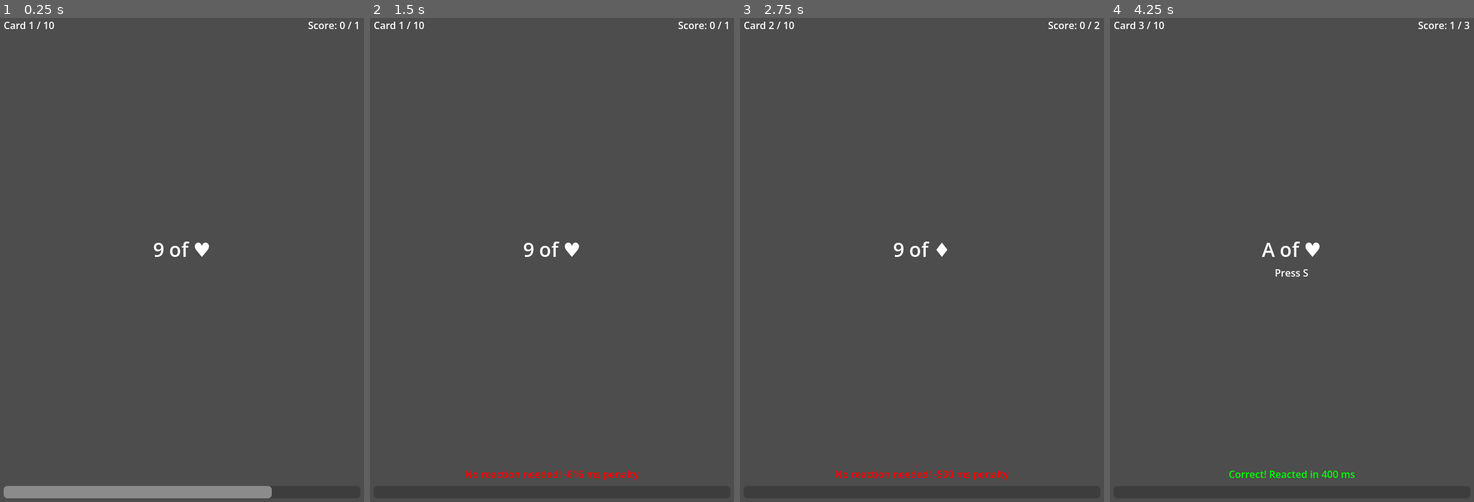
Above: before the commit, frames 1-4 (left to right).
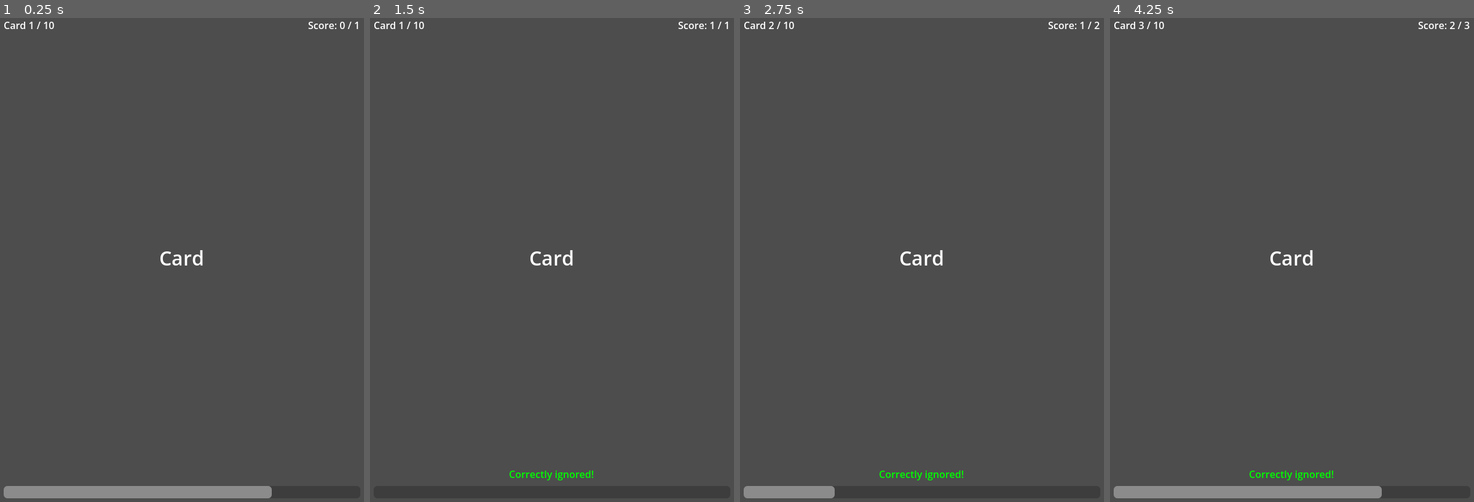
Above: after the commit, the same moments.

Repository: SanCigo/hciproject
Game: Godot game, scene res://Scenes/game_scene.tscn
Same seed, same stepped clock (60 frames per second), same inputs: the game is played once before the commit and once after it.
Inputs:
- Up to frame 1 (0.25 s): no input
- Up to frame 2 (1.5 s): tap Enter at 0.5 s; tap G at 0.6, 1.35 s; tap Space at 1.25 s; hold S from 1.28 s (still down)
- Up to frame 3 (2.75 s): release S at 2.03 s; tap G at 2.1 s
- Up to frame 4 (4.25 s): tap G at 2.85, 3.6 s; tap S at 3.5 s; hold S from 3.53 s (still down)

The runs differ from the first frame. In frame 1, 0.3% of the frame differs, in the area x 42-58%, y 46-52%; in frame 2, 0.7%; in frame 3, 1.3%; in frame 4, 2.5%, in the area x 1-95%, y 0-100%.
Error after the commit: Invalid assignment of property or key 'text' with value of type 'String' on a base object of type 'null instance'. (res://Scripts/ui.gd:35)

Commit message:
Modified GameManager - works w/ gesture/ speech components using signals

Diff:
--- a/Scenes/game_scene.tscn
+++ b/Scenes/game_scene.tscn
@@ -1,5 +1,6 @@
 [gd_scene format=3 uid="uid://baa3fb06vmv47"]
 
+[ext_resource type="Script" uid="uid://chhhrvk4dkbtx" path="res://Scripts/game_scene.gd" id="1_fiftr"]
 [ext_resource type="Script" uid="uid://dwxlr0vljnq3x" path="res://Scripts/ui.gd" id="1_x87qo"]
 [ext_resource type="Script" uid="uid://dijgyb0gqg37t" path="res://Scripts/gesture_recognition.gd" id="2_6h5vk"]
 [ext_resource type="Script" uid="uid://dr56o32kk5yn4" path="res://Scripts/speech_recognition.gd" id="3_fiftr"]
@@ -7,9 +8,8 @@
 [sub_resource type="LabelSettings" id="LabelSettings_x87qo"]
 font_size = 32
 
-[sub_resource type="LabelSettings" id="LabelSettings_b6fju"]
-
 [node name="GameScene" type="Node" unique_id=312190353]
+script = ExtResource("1_fiftr")
 
 [node name="UI" type="CanvasLayer" parent="." unique_id=488197880]
 script = ExtResource("1_x87qo")
@@ -52,21 +52,11 @@
 size_flags_vertical = 3
 size_flags_stretch_ratio = 8.0
 
-[node name="VBoxContainer" type="VBoxContainer" parent="UI/MarginContainer/VBoxContainer/MarginContainer2" unique_id=899173621]
-layout_mode = 2
-size_flags_vertical = 4
-
-[node name="CardLabel" type="Label" parent="UI/MarginContainer/VBoxContainer/MarginContainer2/VBoxContainer" unique_id=267125773]
+[node name="CardLabel" type="Label" parent="UI/MarginContainer/VBoxContainer/MarginContainer2" unique_id=267125773]
 layout_mode = 2
 size_flags_horizontal = 4
 text = "Card"
 label_settings = SubResource("LabelSettings_x87qo")
-
-[node name="ReactionLabel" type="Label" parent="UI/MarginContainer/VBoxContainer/MarginContainer2/VBoxContainer" unique_id=80708926]
-layout_mode = 2
-size_flags_horizontal = 4
-text = "reaction"
-label_settings = SubResource("LabelSettings_b6fju")
 
 [node name="MarginContainer3" type="MarginContainer" parent="UI/MarginContainer/VBoxContainer" unique_id=1708185889]
 layout_mode = 2
--- a/Scripts/card.gd
+++ b/Scripts/card.gd
@@ -2,7 +2,6 @@
 class_name Card
 
 enum Suit { HEARTS, DIAMONDS, CLUBS, SPADES }
-enum ReactionType { NONE, GESTURE, SPEECH }
 
 const SUIT_SYMBOLS := {
 	Suit.HEARTS:   "♥",
@@ -11,20 +10,40 @@
 	Suit.SPADES:   "♠"
 }
 
-const REACTION_LABELS := {
-	ReactionType.NONE:    "",
-	ReactionType.GESTURE: "Press G",
-	ReactionType.SPEECH:  "Press S",
+# 0 = no reaction required
+# Gesture reactions
+const GESTURE_MAP := {
+	1: "wave",
+	11: "salute",
+	13: "thumbsup",
+}
+
+# Speech reactions
+const SPEECH_MAP := {
+	1: "ace",
+	12: "hi",
 }
 
 var suit: Suit
 var value: int          # 1 = Ace, 11 = Jack, 12 = Queen, 13 = King
-var reaction: ReactionType
+var gesture_reaction : int = 0
+var speech_reaction : int = 0
 
-func _init(p_suit: Suit, p_value: int, p_reaction: ReactionType = ReactionType.NONE):
+func _init(p_suit: Suit, p_value: int, gesture: int = 0 , speech: int = 0):
 	suit = p_suit
 	value = p_value
-	reaction = p_reaction
+	gesture_reaction = gesture
+	speech_reaction = speech
+
+func get_expected_gesture() -> String:
+	return GESTURE_MAP.get(gesture_reaction, "")
+func get_expected_speech() -> String:
+	return SPEECH_MAP.get(speech_reaction, "")
+
+func requires_gesture() -> bool:
+	return gesture_reaction != 0
+func requires_speech() -> bool:
+	return speech_reaction != 0
 
 func get_display_name() -> String:
 	var v := ""
--- a/Scripts/game_manager.gd
+++ b/Scripts/game_manager.gd
@@ -11,6 +11,10 @@
 signal game_over(score: int, total: int)
 signal timer_updated(ratio: float)
 
+signal input_timeout()
+signal gesture_required(expected_gesture: String)
+signal speech_required(expected_speech: String)
+
 var deck: Array[Card] = []
 var current_card: Card = null
 var state: GameState = GameState.IDLE
@@ -19,27 +23,41 @@
 var reaction_timer := 0.0
 var feedback_timer := 0.0
 
+var speech_comp : Node
+var gesture_comp : Node
+
+# Track pending reactions independently
+var gesture_pending := false
+var speech_pending := false
+var gesture_success := false
+var speech_success := false
 
 func _ready():
 	_build_deck()
 
-func _on_ui_ready() -> void:
+func _on_game_scene_ready() -> void:
+	gesture_comp.gesture_evaluated.connect(_on_gesture_result)
+	speech_comp.speech_evaluated.connect(_on_speech_result)
 	start_game()
 
 func _build_deck():
 	deck.clear()
 	# Assign reactions to cards:
-	# Face cards (J, Q, K) require gesture
-	# Aces require speech
-	# Number cards require nothing
 	for suit in Card.Suit.values():
 		for value in range(1, 14):
-			var reaction := Card.ReactionType.NONE
-			if value == 1:
-				reaction = Card.ReactionType.SPEECH
-			elif value >= 11:
-				reaction = Card.ReactionType.GESTURE
-			deck.append(Card.new(suit, value, reaction))
+			var req_gesture := 0
+			var req_speech := 0
+			match value:
+				1:
+					req_gesture = 1
+					req_speech = 1
+				11:
+					req_gesture = 11
+				12:
+					req_speech = 12
+				13:
+					req_gesture = 13
+			deck.append(Card.new(suit, value, req_gesture, req_speech))
 
 	deck.shuffle()
 	deck = deck.slice(0, CARDS_PER_ROUND)   # Take a subset for the round
@@ -63,15 +81,20 @@
 	cards_played += 1
 	state = GameState.CARD_REVEALED
 	card_revealed.emit(current_card)
-	#print("revealed card: %s" % current_card.get_display_name())
+	reaction_timer = REACTION_WINDOW_SEC
 
-	if current_card.reaction == Card.ReactionType.NONE:
-		# No input needed, auto-advance after window
-		state = GameState.WAITING_INPUT
-		reaction_timer = REACTION_WINDOW_SEC
-	else:
-		state = GameState.WAITING_INPUT
-		reaction_timer = REACTION_WINDOW_SEC
+	# Reset pending state
+	gesture_pending = current_card.requires_gesture()
+	speech_pending = current_card.requires_speech()
+	gesture_success = false
+	speech_success = false
+
+	if current_card.requires_gesture():
+		gesture_required.emit(current_card.get_expected_gesture())
+	if current_card.requires_speech():
+		speech_required.emit(current_card.get_expected_speech())
+
+	state = GameState.WAITING_INPUT
 
 
 func _process(delta):
@@ -88,37 +111,42 @@
 				state = GameState.IDLE
 				_reveal_next_card()
 
+func _on_gesture_result(success: bool):
+	if state != GameState.WAITING_INPUT or not gesture_pending:
+		return
+	gesture_pending = false
+	gesture_success = success
+	_check_all_results()
 
-func _input(event):
-	if state != GameState.WAITING_INPUT:
+func _on_speech_result(success: bool):
+	if state != GameState.WAITING_INPUT or not speech_pending:
 		return
-	if not event is InputEventKey or not event.pressed:
+	speech_pending = false
+	speech_success = success
+	_check_all_results()
+
+func _check_all_results():
+	if speech_pending or gesture_pending:
 		return
 
-	match event.keycode:
-		KEY_G:
-			_submit_input(Card.ReactionType.GESTURE)
-		KEY_S:
-			_submit_input(Card.ReactionType.SPEECH)
+	var reaction_time_ms := int((REACTION_WINDOW_SEC - reaction_timer) * 1000)
+	var all_correct := true
 
+	if current_card.requires_gesture() and not gesture_success:
+		all_correct = false
+	if current_card.requires_speech() and not speech_success:
+		all_correct = false
 
-func _submit_input(input_type: Card.ReactionType):
-	var reaction_time_ms := int((REACTION_WINDOW_SEC - reaction_timer) * 1000)
-
-	if current_card.reaction == Card.ReactionType.NONE:
-		# Penalize wrong input on cards that need no reaction
-		_give_feedback(false, "No reaction needed! -%d ms penalty" % reaction_time_ms)
-		return
-
-	if input_type == current_card.reaction:
+	if all_correct:
 		score += 1
-		_give_feedback(true, "Correct! Reacted in %d ms" % reaction_time_ms)
+		_give_feedback(true, "Correct! %d ms" % reaction_time_ms)
 	else:
-		_give_feedback(false, "Wrong input!")
-
+		_give_feedback(false, "Wrong!")
 
 func _on_timeout():
-	if current_card.reaction == Card.ReactionType.NONE:
+	input_timeout.emit()
+
+	if not current_card.requires_gesture() and not current_card.requires_speech():
 		# Correctly ignored a no-reaction card
 		score += 1
 		_give_feedback(true, "Correctly ignored!")
--- /dev/null
+++ b/Scripts/game_scene.gd
@@ -0,0 +1,9 @@
+extends Node
+
+@onready var speech_recognition: Node = $SpeechRecognition
+@onready var gesture_recognition: Node = $GestureRecognition
+
+func _ready() -> void:
+	GameManager.speech_comp = speech_recognition
+	GameManager.gesture_comp = gesture_recognition
+	GameManager._on_game_scene_ready()
--- a/Scripts/gesture_recognition.gd
+++ b/Scripts/gesture_recognition.gd
@@ -2,8 +2,26 @@
 
 signal gesture_evaluated(result: bool)
 
+var expected_gesture := ""
+var listening := false
+
 func _ready() -> void:
-	GameManager.card_revealed.connect(evaluate_gesture)
+	GameManager.gesture_required.connect(_evaluate_gesture)
+	GameManager.input_timeout.connect(stop_listening)
 
-func evaluate_gesture(card: Card) -> void:
-	pass
+func _evaluate_gesture(expected: String) -> void:
+	expected_gesture = expected
+	listening = true
+	print("[GestureRecognition] Listening for: ", expected_gesture)
+
+func _input(event):
+	if not listening:
+		return
+	if event is InputEventKey and event.pressed and event.keycode == KEY_G:
+		listening = false
+		print("[GestureRecognition] Placeholder input received for: ", expected_gesture)
+		gesture_evaluated.emit(true)
+
+func stop_listening():
+	expected_gesture = ""
+	listening = false
--- a/Scripts/speech_recognition.gd
+++ b/Scripts/speech_recognition.gd
@@ -2,8 +2,26 @@
 
 signal speech_evaluated(result: bool)
 
+var expected_speech := ""
+var listening := false
+
 func _ready() -> void:
-	GameManager.card_revealed.connect(evaluate_speech)
+	GameManager.speech_required.connect(evaluate_speech)
+	GameManager.input_timeout.connect(stop_listening)
 
-func evaluate_speech(card: Card) -> void:
-	pass
+func evaluate_speech(expected: String) -> void:
+	expected_speech = expected
+	listening = true
+	print("[SpeechRecognition] Listening for: ", expected_speech)
+
+func _input(event):
+	if not listening:
+		return
+	if event is InputEventKey and event.pressed and event.keycode == KEY_S:
+		listening = false
+		print("[SpeechRecognition] Placeholder input received for: ", expected_speech)
+		speech_evaluated.emit(true)
+
+func stop_listening():
+	expected_speech = ""
+	listening = false
--- a/Scripts/ui.gd
+++ b/Scripts/ui.gd
@@ -5,7 +5,6 @@
 @onready var deck_label: Label = $MarginContainer/VBoxContainer/MarginContainer/DeckLabel
 @onready var timer_bar: ProgressBar = $MarginContainer/VBoxContainer/MarginContainer3/TimerBar
 @onready var card_label: Label = $MarginContainer/VBoxContainer/MarginContainer2/VBoxContainer/CardLabel
-@onready var reaction_label: Label = $MarginContainer/VBoxContainer/MarginContainer2/VBoxContainer/ReactionLabel
 
 @onready var game_manager: Node = GameManager
 
@@ -18,7 +17,6 @@
 	game_manager.game_over.connect(_on_game_over)
 	game_manager.timer_updated.connect(_on_timer_updated)
 	feedback_label.text = ""
-	game_manager._on_ui_ready()
 
 
 func _process(_delta):
@@ -35,7 +33,6 @@
 
 func _on_card_revealed(card: Card):
 	card_label.text = card.get_display_name()
-	reaction_label.text = Card.REACTION_LABELS[card.reaction]
 	feedback_label.text = ""
 	# Color suits red or black
 	if card.suit in [Card.Suit.HEARTS, Card.Suit.DIAMONDS]:
@@ -54,7 +51,6 @@
 
 func _on_game_over(score: int, total: int):
 	card_label.text = "🎴"
-	reaction_label.text = ""
 	feedback_label.text = "Game Over!\nScore: %d / %d" % [score, total]
 	feedback_label.add_theme_color_override("font_color", Color.YELLOW)
 
Not shown, added: Scripts/game_scene.gd.uid
